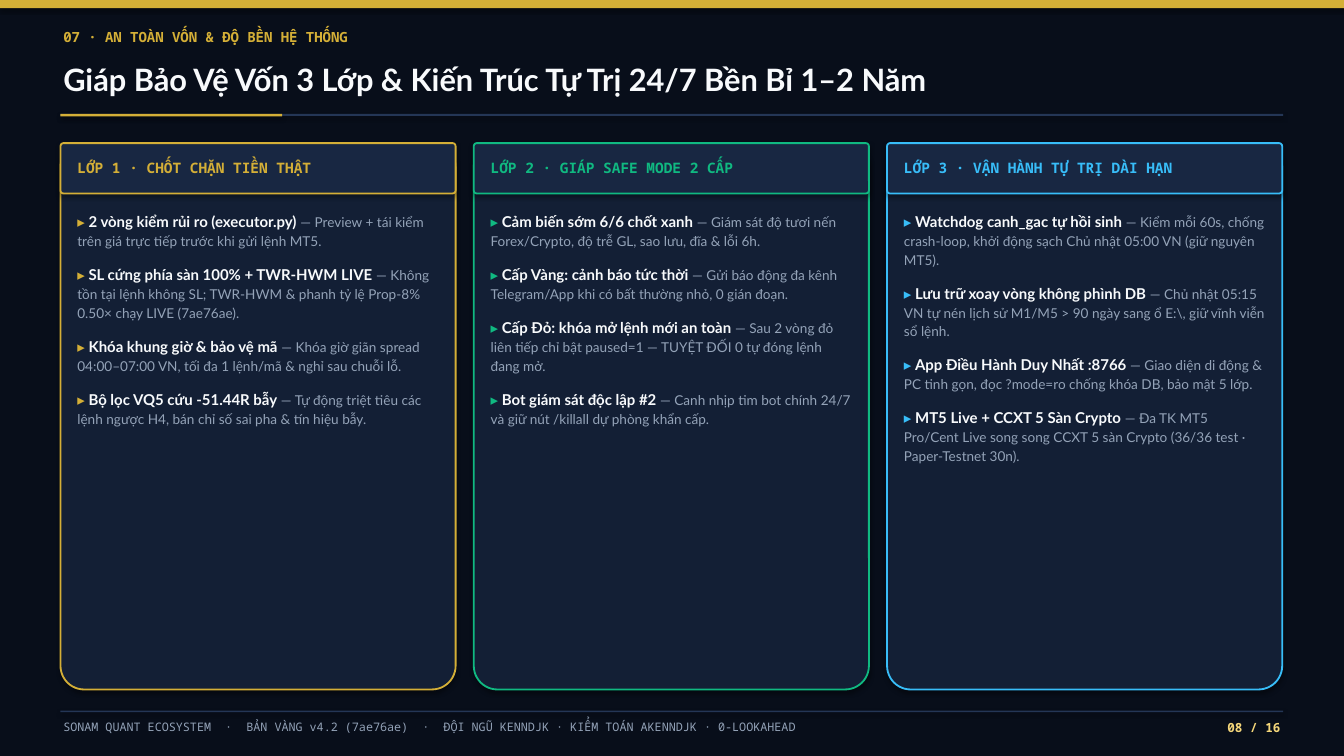
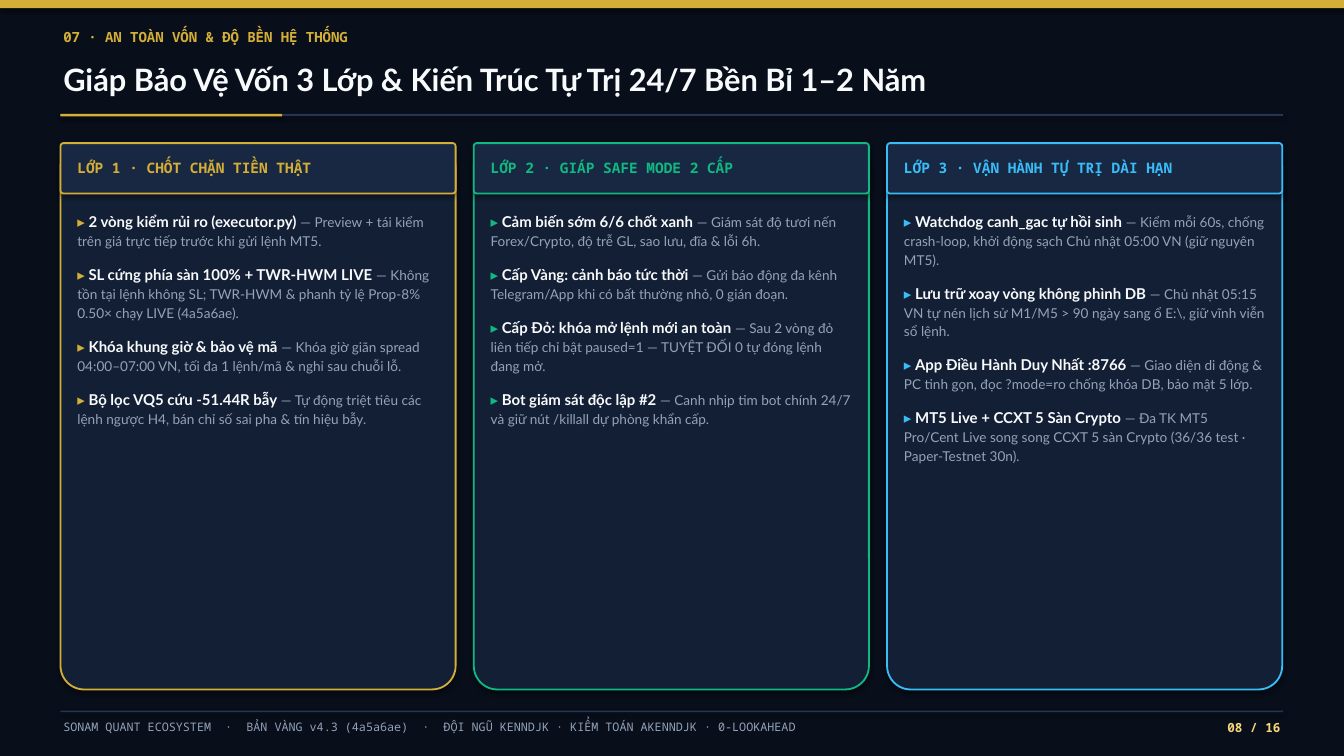
Before and after one commit to kenndjk0412-maker/sonam-quant, a slide deck: slide 8 of Sonam-Quant-Golden-Deck.pptx. Drawn at 1344x756 pixels with LibreOffice and Linux fonts; fonts in the diff are those of the drawing. Boxes give left, top, right and bottom in pixels: in the first picture for what was removed or moved away, otherwise in the second. Text is boxed around its words. In the diff, an @@ line names an element or a change of style, - is before the commit and + after.

Commit message:
Golden Edition v4.3 (4a5a6ae) — Dual-QR Live Read-Only Observer + Hardened khach_vip (0 AI jargon)

```diff
--- a/Sonam-Quant-Golden-Deck.pptx
+++ b/Sonam-Quant-Golden-Deck.pptx
@@ text at [77,268,429,320]: text changed @@
-▸ SL cứng phía sàn 100% + TWR-HWM LIVE — Không tồn tại lệnh không SL; TWR-HWM & phanh tỷ lệ Prop-8% 0.50× chạy LIVE (7ae76ae).
+▸ SL cứng phía sàn 100% + TWR-HWM LIVE — Không tồn tại lệnh không SL; TWR-HWM & phanh tỷ lệ Prop-8% 0.50× chạy LIVE (4a5a6ae).
@@ text at [63,720,795,733]: text changed @@
-SONAM QUANT ECOSYSTEM · BẢN VÀNG v4.2 (7ae76ae) · ĐỘI NGŨ KENNDJK · KIỂM TOÁN AKENNDJK · 0-LOOKAHEAD
+SONAM QUANT ECOSYSTEM · BẢN VÀNG v4.3 (4a5a6ae) · ĐỘI NGŨ KENNDJK · KIỂM TOÁN AKENNDJK · 0-LOOKAHEAD
```
Also in this commit, not shown: 15 other slides changed, 5 other files.
